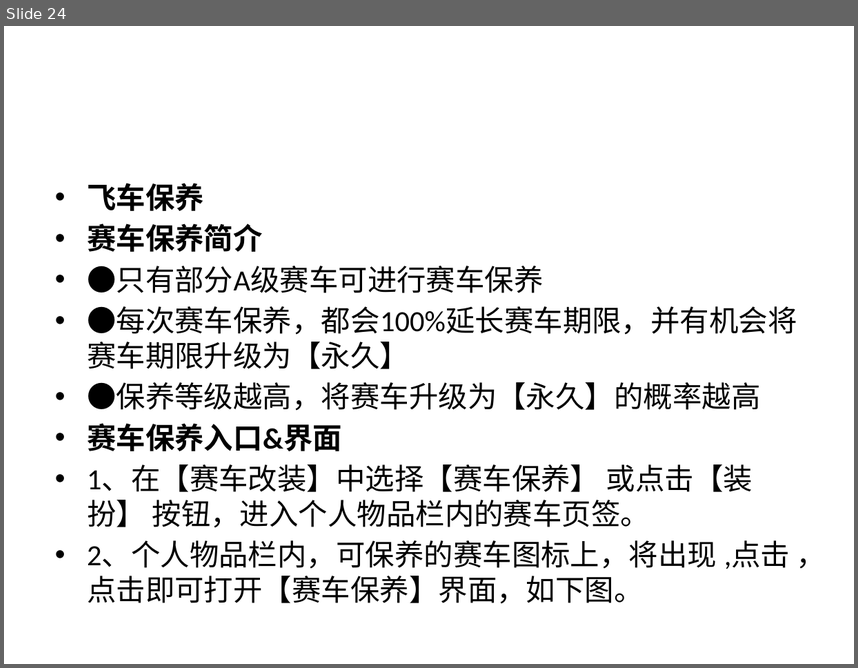
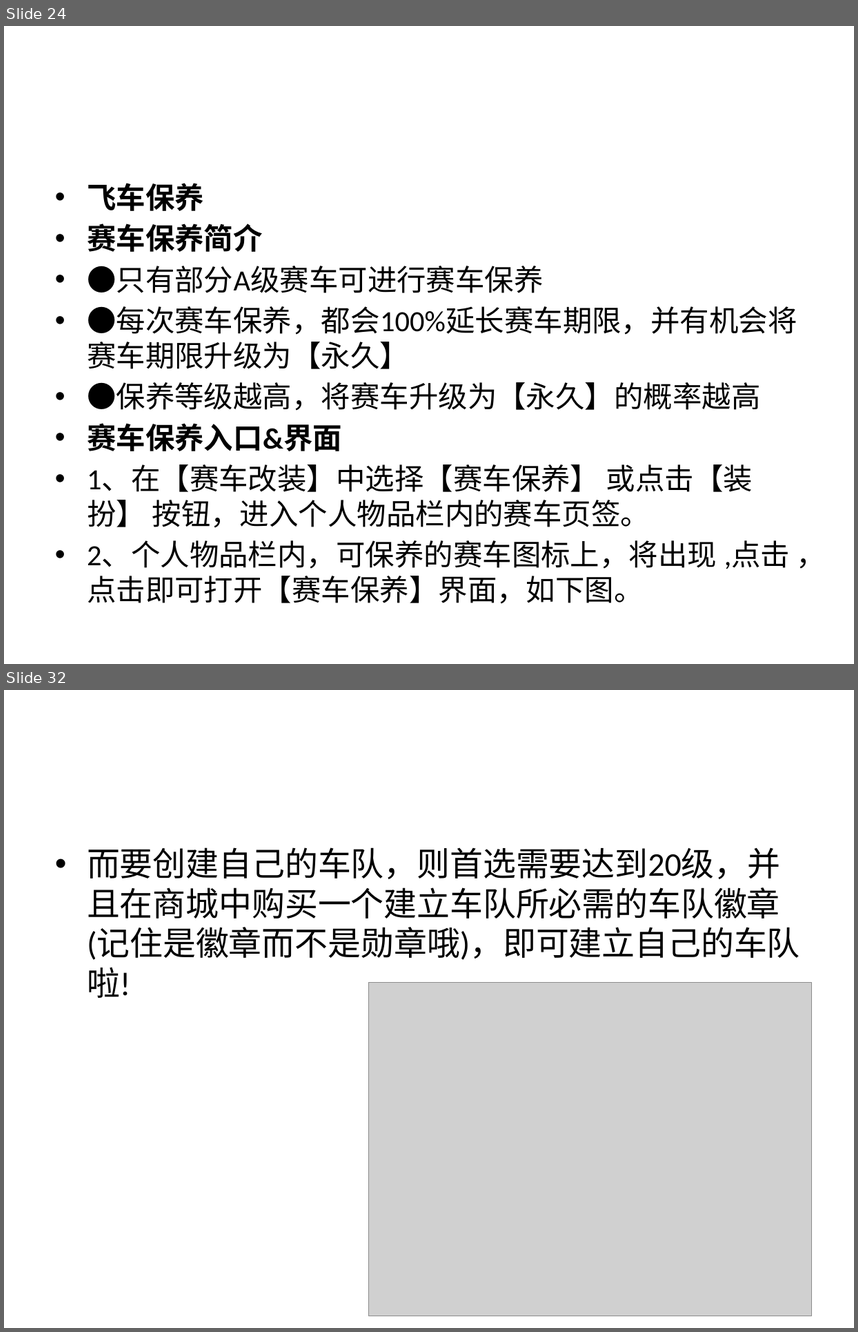
Before and after one commit to 838711801/PengPeng, a slide deck: 游戏分析/QQ飞车分析.pptx. Shown one above the other, each under a label of ours: slide 24 before the commit, slides 24 and 32 after it; the slides between them are not shown. The pictures are 858x668 and 858x1332 pixels, drawn with LibreOffice and Linux fonts; fonts in the diff are those of the drawing; grey boxes stand for pictures. Boxes give left, top, right and bottom in pixels: in the first picture for what was removed or moved away, otherwise in the second. Text is boxed around its words. In the diff, an @@ line names an element or a change of style, - is before the commit and + after.

```diff
--- a/游戏分析/QQ飞车分析.pptx
+++ b/游戏分析/QQ飞车分析.pptx
@@ slide 32 added at (x1=4, y1=690, x2=854, y2=1328), background #FFFFFF @@
@@ text added at (x1=87, y1=847, x2=800, y2=998), 28 pt, text #000000 @@
+• 而要创建自己的车队，则首选需要达到20级，并且在商城中购买一个建立车队所必需的车队徽章(记住是徽章而不是勋章哦)，即可建立自己的车队啦!
@@ picture added at (x1=369, y1=983, x2=811, y2=1316) @@
```
Also in this commit, not shown: 1 slide changed, 8 other slides added, 1 other file.
